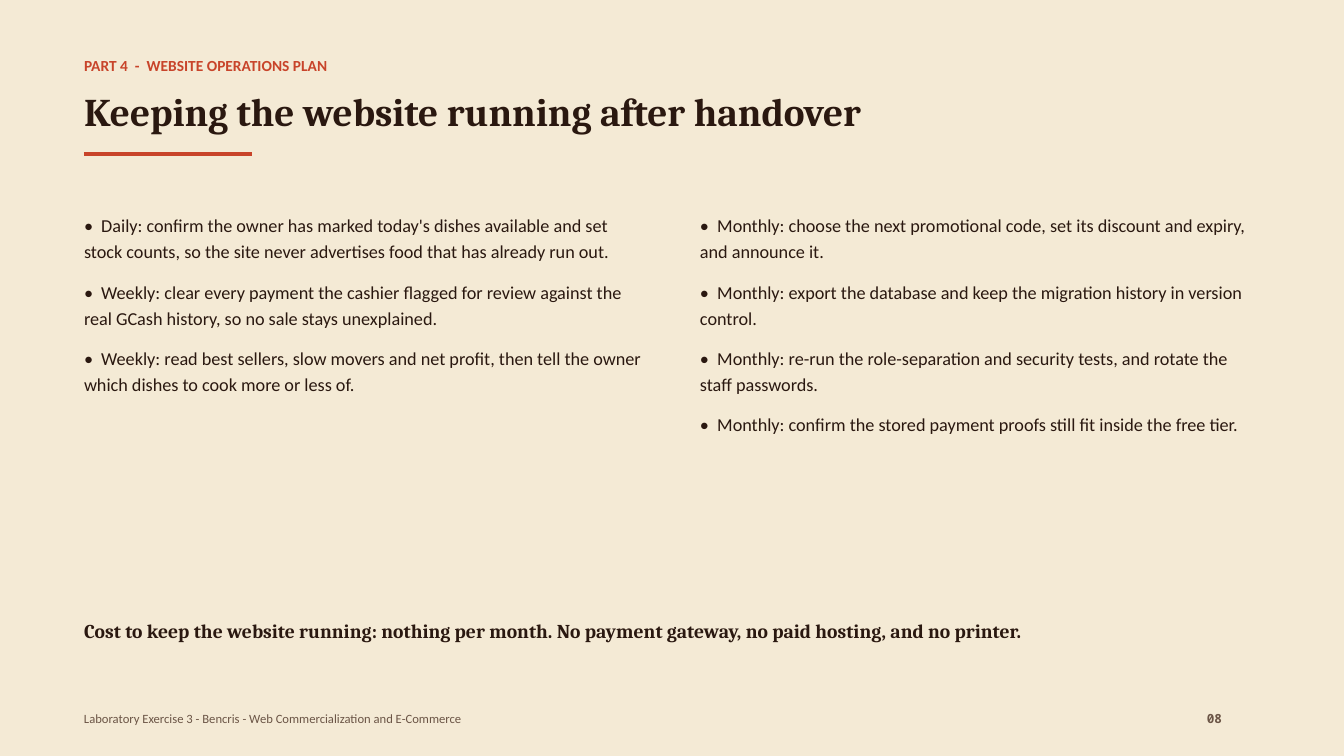
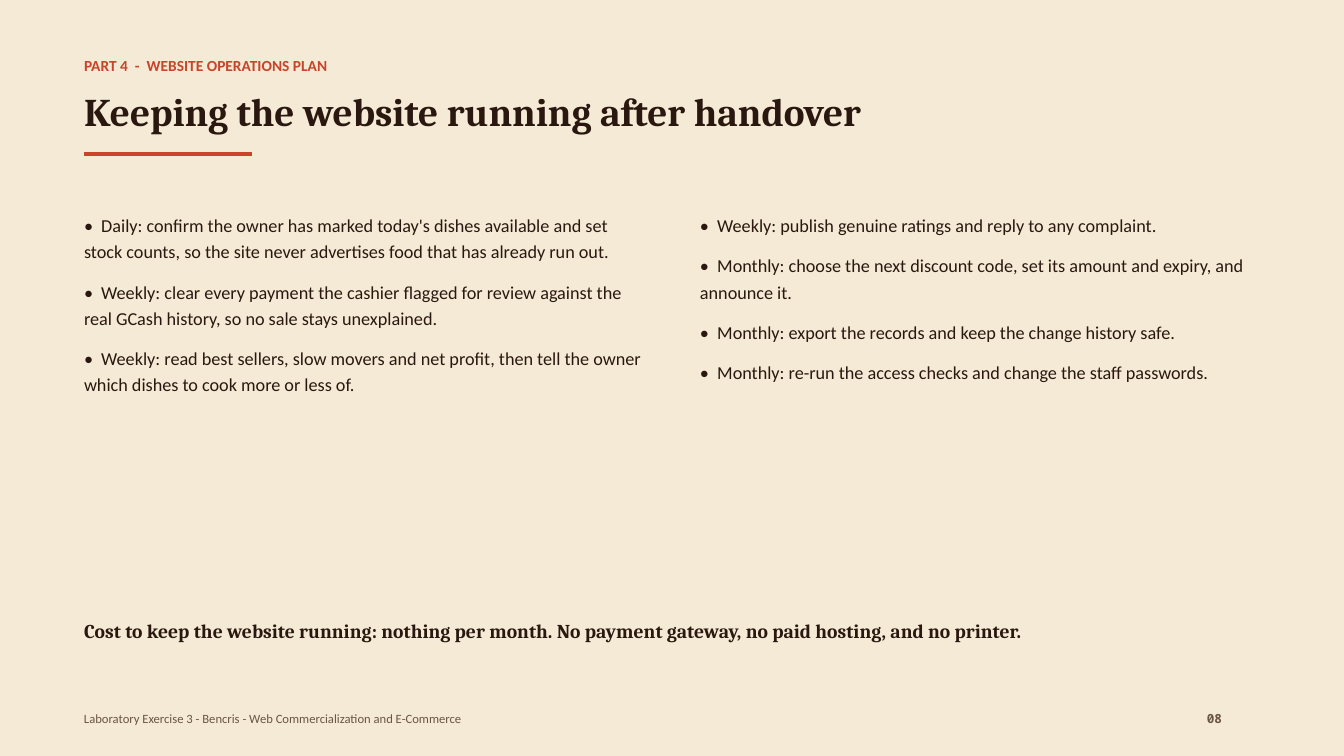
Before and after one commit to ENTREP3/IT-eary, a slide deck: slide 8 of docs/Lab3-Bencris-Presentation.pptx. Drawn at 1344x756 pixels with LibreOffice and Linux fonts; fonts in the diff are those of the drawing. Boxes give left, top, right and bottom in pixels: in the first picture for what was removed or moved away, otherwise in the second. Text is boxed around its words. In the diff, an @@ line names an element or a change of style, - is before the commit and + after.

```diff
--- a/docs/Lab3-Bencris-Presentation.pptx
+++ b/docs/Lab3-Bencris-Presentation.pptx
@@ text at [700,219,1243,382]: text changed @@
-• Monthly: choose the next promotional code, set its discount and expiry, and announce it.
-• Monthly: export the database and keep the migration history in version control.
-• Monthly: re-run the role-separation and security tests, and rotate the staff passwords.
-• Monthly: confirm the stored payment proofs still fit inside the free tier.
+• Weekly: publish genuine ratings and reply to any complaint.
+• Monthly: choose the next discount code, set its amount and expiry, and announce it.
+• Monthly: export the records and keep the change history safe.
+• Monthly: re-run the access checks and change the staff passwords.
```
Also in this commit, not shown: 5 other slides changed, 6 other files.
